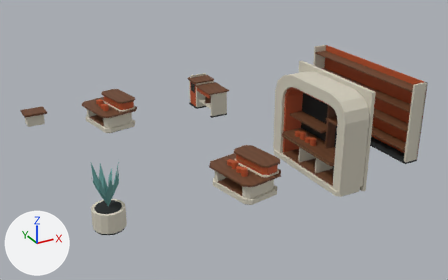
Before and after pictures for a commit that changed the glTF model external_packages/shopping_promenade_20261009/exports/SHOP_D09_P72_A236__fitout.glb.
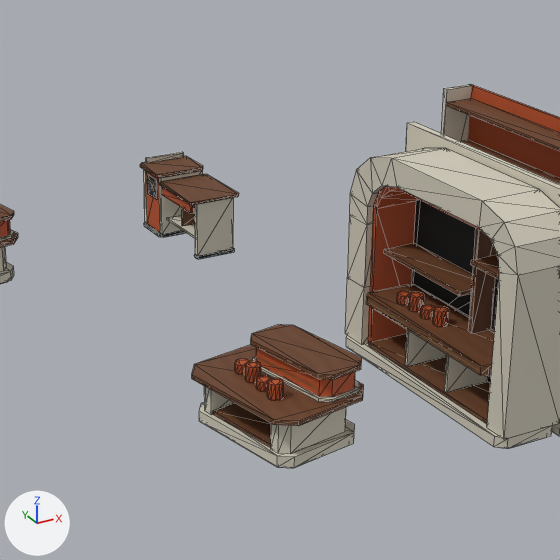
Each version appears first whole from a 50 mm lens placed at (-8.58, -16.95, 8.52), pointed at (0.37, -0.67, 0.38), and next in a close-up on the part from 29% to 81% of the width and 3% to 87% of the height. Arrows for +X, +Y and +Z are at lower left; the lights stay in place. The last two pictures show the newer version. The close-ups show mesh edges as thin lines. Vertices at exactly the same position are counted once.

Names of what the first close-up shows: 'SHOP_D09_P72_A236__fitout__dark_rubber', 'SHOP_D09_P72_A236__fitout__ivory_enamel', 'SHOP_D09_P72_A236__fitout__retail_terracotta_enamel', 'SHOP_D09_P72_A236__fitout__warm_walnut' and 1 more.
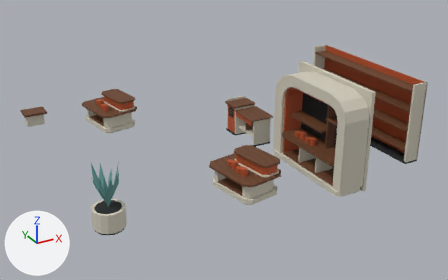
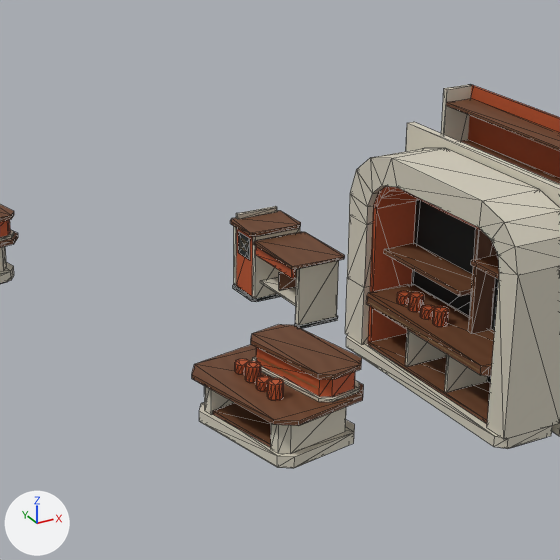
Boxes (x1, y1, x2, y2) around the edits, measured in the close-ups (560 x 560 px; the box of a moved part takes in the faces that stretch with it):
'SHOP_D09_P72_A236__fitout__dark_rubber', reshaped: before (0, 174, 546, 468); after (0, 199, 546, 468)
part 1 of me_shop_d09_p72_a236__fitout__dark_rubber, moved or reshaped: before (194, 248, 235, 259); after (295, 316, 338, 329)
part 2 of me_shop_d09_p72_a236__fitout__dark_rubber, moved or reshaped: before (144, 223, 186, 237); after (233, 284, 281, 302)
part 3 of me_shop_d09_p72_a236__fitout__dark_rubber, moved or reshaped: before (147, 174, 157, 199); after (238, 232, 250, 260)
part 4 of me_shop_d09_p72_a236__fitout__ivory_enamel, moved or reshaped: before (195, 197, 234, 256); after (295, 260, 339, 325)
part 5 of me_shop_d09_p72_a236__fitout__ivory_enamel, moved or reshaped: before (167, 215, 195, 238); after (260, 277, 296, 306)
part 6 of me_shop_d09_p72_a236__fitout__ivory_enamel, moved or reshaped: before (146, 152, 184, 163); after (236, 206, 277, 219)
part 7 of me_shop_d09_p72_a236__fitout__ivory_enamel, moved or reshaped (mostly hidden): before (144, 170, 147, 223); after (234, 227, 236, 285)
part 8 of me_shop_d09_p72_a236__fitout__ivory_enamel, moved or reshaped: before (159, 170, 203, 234); after (252, 228, 300, 299)
part 9 of me_shop_d09_p72_a236__fitout__retail_terracotta_enamel, moved or reshaped: before (161, 186, 194, 213); after (255, 246, 295, 278)
part 10 of me_shop_d09_p72_a236__fitout__retail_terracotta_enamel, moved or reshaped: before (146, 171, 160, 232); after (236, 228, 253, 296)
part 11 of me_shop_d09_p72_a236__fitout__warm_walnut, moved or reshaped: before (182, 207, 195, 226); after (279, 269, 297, 291)
part 12 of me_shop_d09_p72_a236__fitout__warm_walnut, moved or reshaped: before (140, 156, 203, 178); after (230, 211, 301, 237)
part 13 of me_shop_d09_p72_a236__fitout__warm_walnut, moved or reshaped: before (159, 174, 239, 205); after (254, 232, 345, 269)

What changed in the scene script:
```text
Change me_shop_d09_p72_a236__fitout__dark_rubber:
    where me_shop_d09_p72_a236__fitout__dark_rubber.from_pydata(...)  # 260 vertices, 448 faces; spans x -4.9..5.35, y -5.0..4.28, z 0.0..2.49
    used by ob_shop_d09_p72_a236__fitout__dark_rubber; location = (0.0, 0.0, 0.0)
    me_shop_d09_p72_a236__fitout__dark_rubber part 1: the loose piece of 16 vertices spanning x 1.38..2.05, y 2.12..2.24, z 0.0..0.05 is moved by (0.0, -3.0, 0.0)
    me_shop_d09_p72_a236__fitout__dark_rubber part 2: the loose piece of 16 vertices spanning x 1.29..2.1, y 3.23..3.89, z 0.0..0.05 is moved by (0.0, -3.0, 0.0)
    me_shop_d09_p72_a236__fitout__dark_rubber part 3: the loose piece of 8 vertices spanning x 1.32..1.33, y 3.39..3.72, z 0.6..0.93 is moved by (0.0, -3.0, 0.0)
Change me_shop_d09_p72_a236__fitout__ivory_enamel:
    where me_shop_d09_p72_a236__fitout__ivory_enamel.from_pydata(...)  # 372 vertices, 674 faces; spans x -4.93..5.35, y -5.05..4.9, z 0.0..3.0
    used by ob_shop_d09_p72_a236__fitout__ivory_enamel; location = (0.0, 0.0, 0.0)
    me_shop_d09_p72_a236__fitout__ivory_enamel part 4: the loose piece of 8 vertices spanning x 1.4..2.03, y 2.14..2.22, z 0.05..0.92 is moved by (0.0, -3.0, 0.0)
    me_shop_d09_p72_a236__fitout__ivory_enamel part 5: the loose piece of 8 vertices spanning x 1.41..2.03, y 2.22..3.23, z 0.29..0.32 is moved by (0.0, -3.0, 0.0)
    me_shop_d09_p72_a236__fitout__ivory_enamel part 6: the loose piece of 8 vertices spanning x 1.37..2.04, y 3.83..3.88, z 1.08..1.15 is moved by (0.0, -3.0, 0.0)
    me_shop_d09_p72_a236__fitout__ivory_enamel part 7: the loose piece of 8 vertices spanning x 1.33..2.07, y 3.79..3.88, z 0.05..1.02 is moved by (0.0, -3.0, 0.0)
    me_shop_d09_p72_a236__fitout__ivory_enamel part 8: the loose piece of 8 vertices spanning x 1.33..2.07, y 3.23..3.32, z 0.05..1.02 is moved by (0.0, -3.0, 0.0)
Change me_shop_d09_p72_a236__fitout__retail_terracotta_enamel:
    where me_shop_d09_p72_a236__fitout__retail_terracotta_enamel.from_pydata(...)  # 550 vertices, 1012 faces; spans x -2.44..5.35, y -4.73..4.01, z 0.05..2.6
    used by ob_shop_d09_p72_a236__fitout__retail_terracotta_enamel; location = (0.0, 0.0, 0.0)
    me_shop_d09_p72_a236__fitout__retail_terracotta_enamel part 9: the loose piece of 8 vertices spanning x 1.33..1.38, y 2.22..3.23, z 0.74..0.92 is moved by (0.0, -3.0, 0.0)
    me_shop_d09_p72_a236__fitout__retail_terracotta_enamel part 10: the loose piece of 8 vertices spanning x 1.33..1.47, y 3.32..3.79, z 0.05..1.02 is moved by (0.0, -3.0, 0.0)
Change me_shop_d09_p72_a236__fitout__warm_walnut:
    where me_shop_d09_p72_a236__fitout__warm_walnut.from_pydata(...)  # 288 vertices, 468 faces; spans x -4.9..5.31, y -4.66..5.0, z 0.15..2.49
    used by ob_shop_d09_p72_a236__fitout__warm_walnut; location = (0.0, 0.0, 0.0)
    me_shop_d09_p72_a236__fitout__warm_walnut part 11: the loose piece of 8 vertices spanning x 1.47..1.98, y 2.78..2.8, z 0.32..0.59 is moved by (0.0, -3.0, 0.0)
    me_shop_d09_p72_a236__fitout__warm_walnut part 12: the loose piece of 16 vertices spanning x 1.25..2.1, y 3.2..3.9, z 1.02..1.08 is moved by (0.0, -3.0, 0.0)
    me_shop_d09_p72_a236__fitout__warm_walnut part 13: the loose piece of 16 vertices spanning x 1.27..2.13, y 2.1..3.23, z 0.92..0.95 is moved by (0.0, -3.0, 0.0)
```
